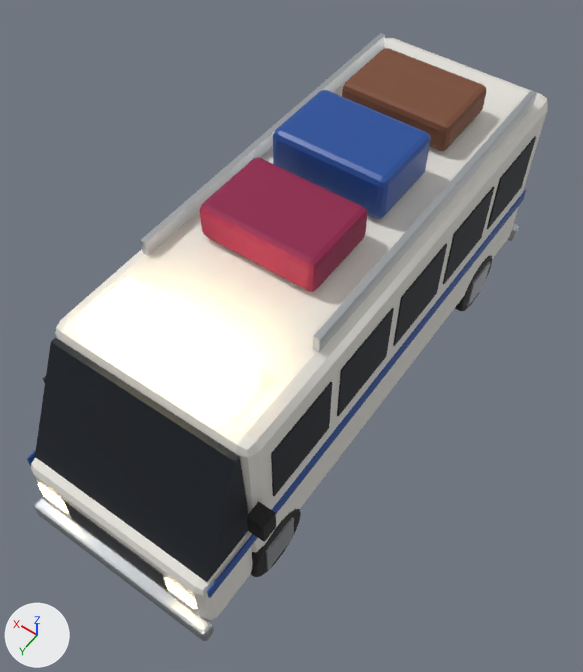
The FBX model Assets/Art/Environment/Obstacles/Minibus.fbx: old version first, new version second.
Both versions are drawn from a 50 mm lens placed at (-2.82, 4.27, 7.19), pointed at (-0.07, 0.42, 1.14). The axes (+X, +Y, +Z) are drawn at lower left. The lights are the same throughout. The older version comes first.

The first picture shows 'Minibus'.
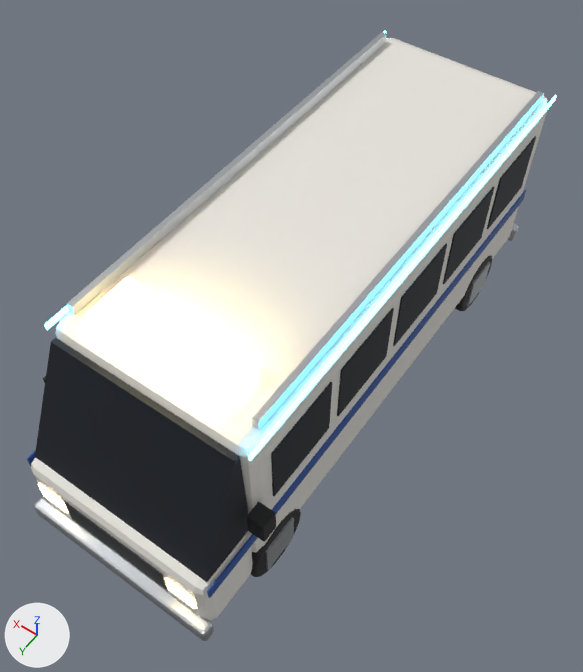
Changed parts and their boxes (x1, y1, x2, y2) in the pictures (583 x 672 px):
'Minibus', reshaped: before (27, 33, 548, 641); after (27, 31, 557, 641)
part 1 of me_minibus, added: after (67, 32, 387, 315)
part 2 of me_minibus, added: after (44, 31, 386, 330)
part 3 of me_minibus, added: after (252, 91, 544, 430)
part 4 of me_minibus, added: after (248, 95, 557, 461)
part 5 of me_minibus, deleted (brown): before (342, 48, 487, 151)
part 6 of me_minibus, deleted (blue): before (273, 90, 431, 219)
part 7 of me_minibus, deleted: before (200, 158, 367, 292)
part 8 of me_minibus, deleted: before (140, 33, 385, 256)
part 9 of me_minibus, deleted: before (313, 90, 537, 352)

The edits, one by one:
Material 'T_Neon' (mat_t_neon) is new.
Its base color is (0.0908, 0.624, 1.0) (cyan #55cfff).
Its roughness is 0.7.
Its emission color is (0.0908, 0.624, 1.0) (cyan #55cfff).
Its emission strength is 10.0.
me_minibus is used by ob_minibus; location (0.0, 0.0, 0.0).
me_minibus had 1184 vertices, 1052 faces and spanned x -1.16..1.16, y -2.9..2.95, z 0.01..2.83.
me_minibus now has 1032 vertices, 902 faces and spans x -1.16..1.16, y -2.9..2.95, z 0.01..2.62.
me_minibus part 1: a new loose piece, a box spanning x 0.86..0.92, y -2.6..2.0, z 2.35..2.45, in mat_t_chrome (light grey #c8ccd0).
me_minibus part 2: a new loose piece, a box spanning x 0.98..0.995, y -2.8..2.2, z 2.28..2.34, in mat_t_neon (cyan #55cfff, glowing cyan #55cfff).
me_minibus part 3: a new loose piece, a box spanning x -0.92..-0.86, y -2.6..2.0, z 2.35..2.45, in mat_t_chrome (light grey #c8ccd0).
me_minibus part 4: a new loose piece, a box spanning x -0.995..-0.98, y -2.8..2.2, z 2.28..2.34, in mat_t_neon (cyan #55cfff, glowing cyan #55cfff).
me_minibus part 5: the loose piece of 56 vertices spanning x -0.55..0.6, y -2.1..-1.3, z 2.38..2.68 is deleted.
me_minibus part 6: the loose piece of 56 vertices spanning x -0.55..0.6, y -1.0..-0.2, z 2.38..2.83 is deleted.
me_minibus part 7: the loose piece of 56 vertices spanning x -0.55..0.6, y 0.0..0.8, z 2.38..2.73 is deleted.
me_minibus part 8: the loose piece of 8 vertices spanning x 0.82..0.88, y -2.5..1.2, z 2.35..2.5 is deleted.
me_minibus part 9: the loose piece of 8 vertices spanning x -0.88..-0.82, y -2.5..1.2, z 2.35..2.5 is deleted.
me_minibus no longer uses material mat_t_paintred (red #8e1748).
me_minibus no longer uses material mat_t_rust (brown #7a4a32).
me_minibus gains material mat_t_neon (cyan #55cfff, glowing cyan #55cfff).
